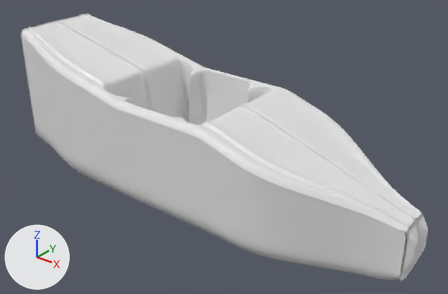
Before and after pictures for a commit that changed the Blender file concept-art/the-bubble-bumper/modeling/authored/tub-cockpit-v039.blend.
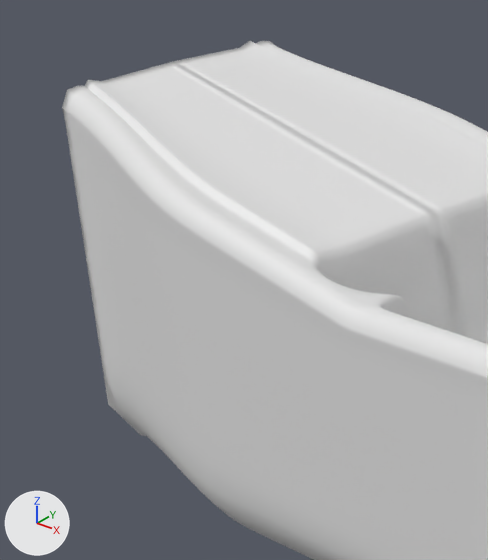
The first picture shows the older version from a 50 mm lens placed at (1.88, -2.22, 1.77), pointed at (0.09, 0.02, 0.38). The close-ups show the older and then the newer version on the part from 0% to 36% of the width and 0% to 63% of the height of that picture. Only the edits that show in the close-ups are written down. Lighting does not change. The marker at lower left points along +X, +Y and +Z.

Script lines for the objects in view, before the commit:
```python
me_tubcockpitmesh = bpy.data.meshes.new('TubCockpitMesh')
me_tubcockpitmesh.from_pydata(...)  # 1918 vertices, 1905 faces; spans x -1.16..1.18, y 0.0..0.36, z 0.05..0.85
me_tubcockpitmesh.polygons.foreach_set('use_smooth', [True] * 1905)
ob_tubcockpit = bpy.data.objects.new('TubCockpit', me_tubcockpitmesh)
ob_tubcockpit.location = (0.0, 0.0, 0.0)
_m = ob_tubcockpit.modifiers.new('mir', 'MIRROR')
_m.use_axis = (False, True, False)
_m = ob_tubcockpit.modifiers.new('sub', 'SUBSURF')
_m.render_levels = 1
_m = ob_tubcockpit.modifiers.new('wn', 'WEIGHTED_NORMAL')
```
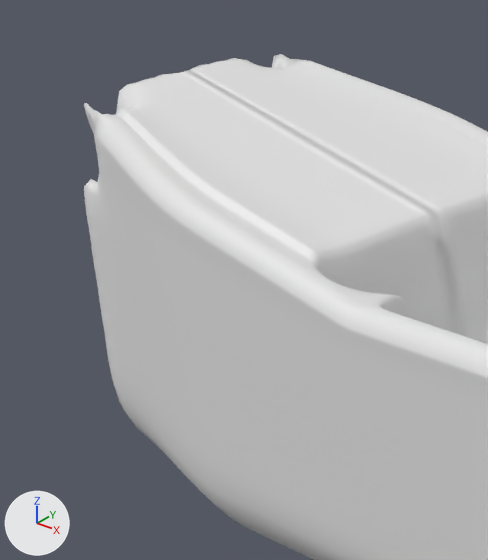
Changed parts and their boxes [x1, y1, x2, y2] in the close-ups (488 x 560 px):
'TubCockpit', reshaped
    before: [62, 41, 488, 560]
    after: [84, 54, 488, 560]
part 1 of me_tubcockpitmesh, deleted
    before: [62, 41, 296, 174]

Diff of the bpy script that builds the scene:
```diff
--- a/concept-art/the-bubble-bumper/modeling/authored/tub-cockpit-v039.blend.py
+++ b/concept-art/the-bubble-bumper/modeling/authored/tub-cockpit-v039.blend.py
@@ me_tubcockpitmesh @@
 # used by ob_tubcockpit; location = (0.0, 0.0, 0.0)
-me_tubcockpitmesh.from_pydata(...)  # 1918 vertices, 1905 faces; spans x -1.16..1.18, y 0.0..0.36, z 0.05..0.85
+me_tubcockpitmesh.from_pydata(...)  # 1822 vertices, 1789 faces; spans x -1.16..1.18, y 0.0..0.36, z 0.05..0.84
+# me_tubcockpitmesh part 1: 18 vertices removed from x -1.16..-1.11, y 0.19..0.26, z 0.8..0.85
+# other edits to the shape of me_tubcockpitmesh do not show in these pictures
```
